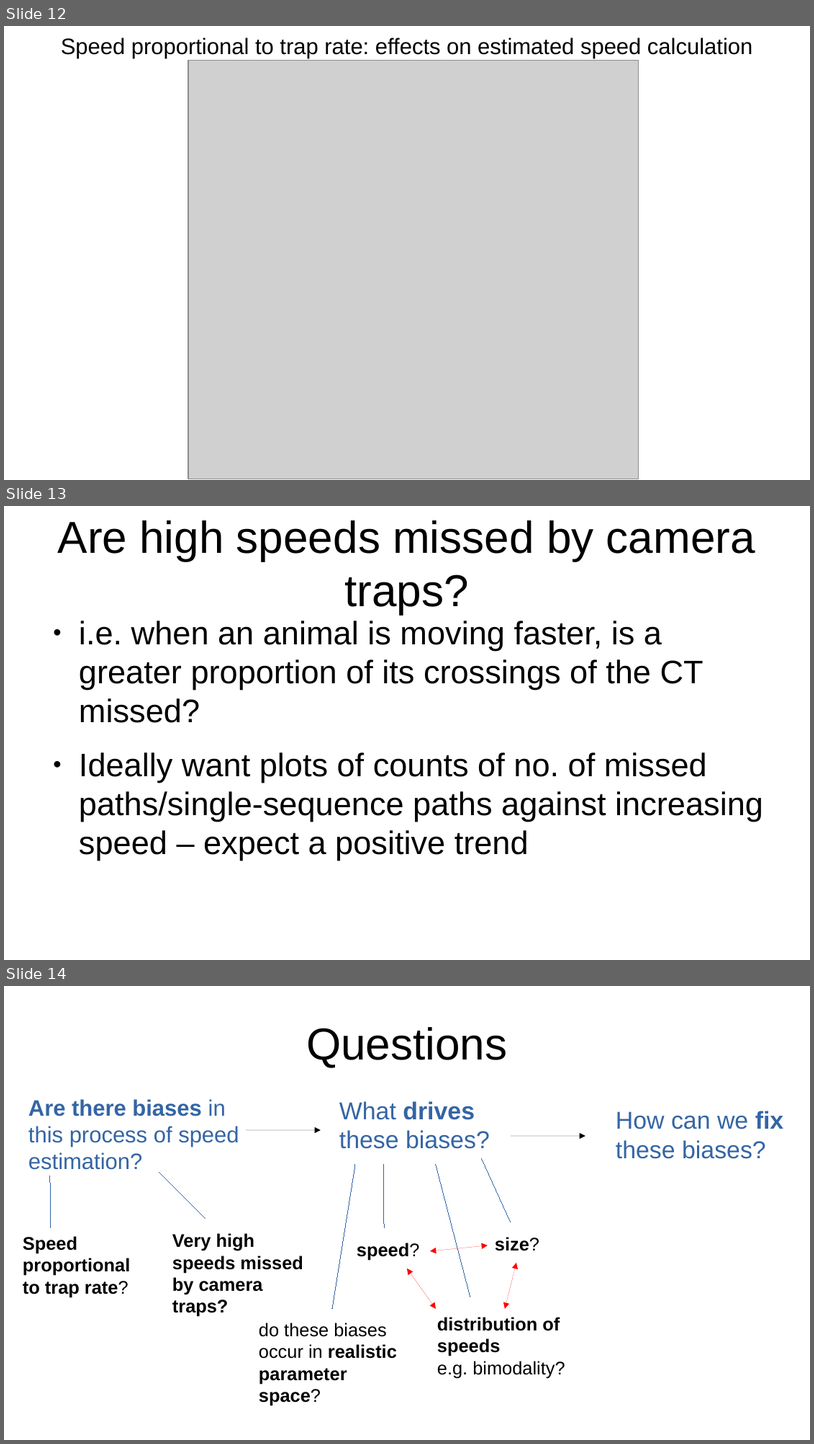
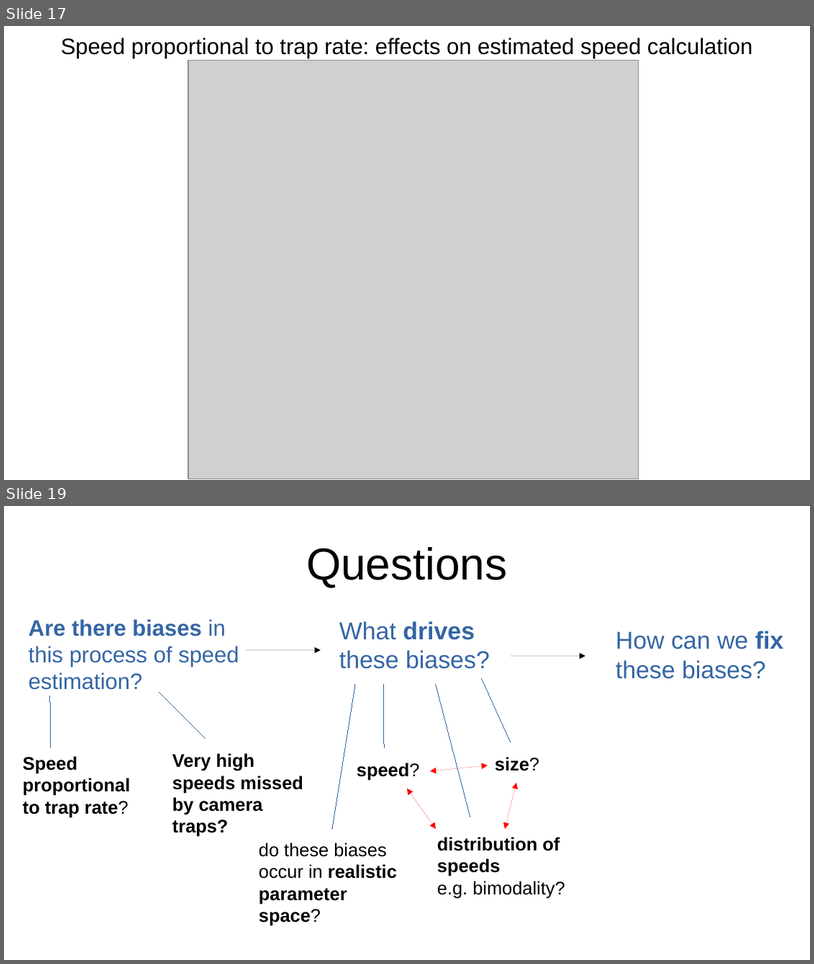
Before and after one commit to lizziebru/CamtrapSimulation, a slide deck: writeup/Camtrapsim_pres.odp. Shown one above the other, each under a label of ours: slides 12, 13 and 14 before the commit, slides 17 and 19 after it; the slides between them are not shown. The pictures are 814x1444 and 814x964 pixels, drawn with LibreOffice and Linux fonts; fonts in the diff are those of the drawing; grey boxes stand for pictures. Boxes give left, top, right and bottom in pixels: in the first picture for what was removed or moved away, otherwise in the second. Text is boxed around its words. In the diff, an @@ line names an element or a change of style, - is before the commit and + after.

```diff
--- a/writeup/Camtrapsim_pres.odp
+++ b/writeup/Camtrapsim_pres.odp
@@ slide 13 removed at [4, 506, 810, 960], background #FFFFFF @@
@@ title removed at [58, 520, 756, 615] @@
-Are high speeds missed by camera traps?
@@ text removed at [79, 620, 764, 860] @@
-● i.e. when an animal is moving faster, is a greater proportion of its crossings of the CT missed?
-● Ideally want plots of counts of no. of missed paths/single-sequence paths against increasing speed – expect a positive trend
@@ what was slide 12 is now slide 17 @@
@@ what was slide 14 is now slide 19 @@
```
Also in this commit, not shown: 5 slides changed, 6 slides added, 2 other slides removed, 4 other files.
